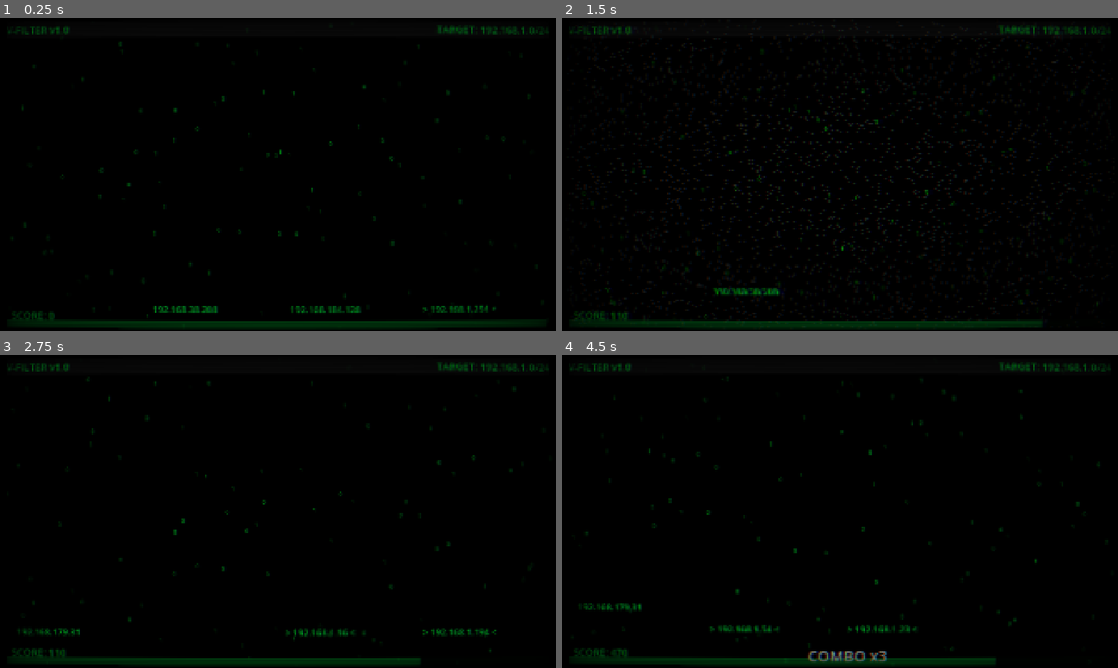
Above: before the commit, frames 1-4 (two rows, left to right).
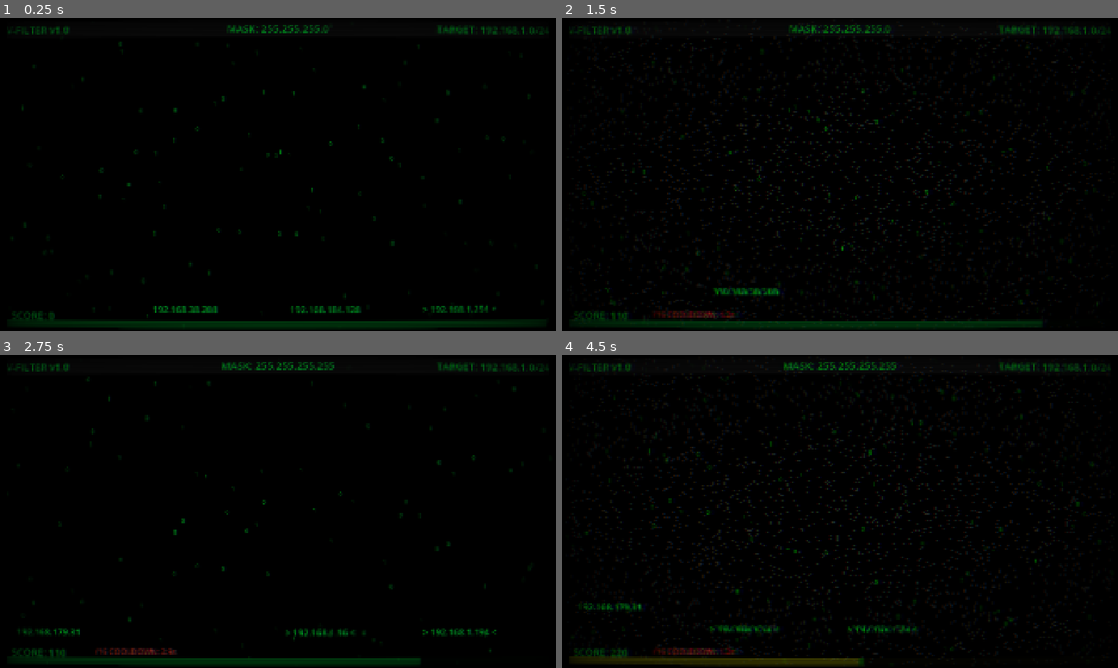
Above: after the commit, the same moments.

Repository: notlsd/v
Game: Godot game, scene res://scenes/main/main.tscn
The game is run twice, just before and just after one commit, with the same random seed, the same clock (stepped at 60 frames per second) and the same inputs.
Inputs (mouse positions are in pixels of both pictures, inside the frame that each line leads up to):
- Up to frame 1 (0.25 s): no input
- Up to frame 2 (1.5 s): move the mouse to (1051, 305) at 0.52 s; hold E (mask_16) 0.53-1.28 s; click (1051, 305) at 0.67 s; tap W (mask_24) at 0.8, 1.35 s; move the mouse to (906, 296) at 1.27 s; click (906, 296) at 1.42 s
- Up to frame 3 (2.75 s): tap Q (mask_32) at 1.55 s; move the mouse to (211, 621) at 2.02 s; hold Q (mask_32) from 2.03 s (still down); click (211, 621) at 2.17 s; tap E (mask_16) at 2.3 s
- Up to frame 4 (4.5 s): move the mouse to (1051, 633) at 2.77 s; release Q (mask_32) at 2.78 s; tap E (mask_16) at 2.85 s; click (1051, 633) at 2.92 s; tap W (mask_24) at 3.05 s; move the mouse to (906, 621) at 3.52 s; hold W (mask_24) 3.53-4.28 s; click (906, 621) at 3.67 s; tap Q (mask_32) at 3.8, 4.35 s; move the mouse to (628, 633) at 4.27 s; click (628, 633) at 4.42 s

The runs differ from the first frame. In frame 1, 0.3% of the frame differs, in the area x 40-60%, y 2-5%; in frame 2, 0.5%; in frame 3, 0.5%; in frame 4, 4.6%, in the area x 2-99%, y 2-100%.

Commit message:
feat: Phase 4.1 掩码切换机制
✅ 新增:
- Q/W/E 切换掩码 (/32, /24, /16)
- /16 使用后 5 秒冷却
- HUD 显示掩码 (255.255.255.x 格式)
- HUD 显示冷却倒计时

🔧 修复:
- effect_manager 信号名更新

📄 文档:
- 添加 PROJECT_STATUS.md 完整项目状态

Diff:
--- a/project_v/scenes/ui/terminal_hud.tscn
+++ b/project_v/scenes/ui/terminal_hud.tscn
@@ -9,6 +9,10 @@
 [sub_resource type="LabelSettings" id="LabelSettings_combo"]
 font_size = 48
 font_color = Color(1, 1, 1, 1)
+
+[sub_resource type="LabelSettings" id="LabelSettings_cooldown"]
+font_size = 28
+font_color = Color(1, 0.3, 0.3, 1)
 
 [node name="TerminalHUD" type="CanvasLayer"]
 layer = 10
@@ -22,10 +26,20 @@
 layout_mode = 2
 offset_left = 20.0
 offset_top = 15.0
-offset_right = 400.0
+offset_right = 300.0
 offset_bottom = 45.0
 text = "V-FILTER v1.0"
 label_settings = SubResource("LabelSettings_1")
+
+[node name="MaskLabel" type="Label" parent="Header"]
+layout_mode = 2
+offset_left = 760.0
+offset_top = 15.0
+offset_right = 1160.0
+offset_bottom = 45.0
+text = "MASK: /24 FILTER"
+label_settings = SubResource("LabelSettings_1")
+horizontal_alignment = 1
 
 [node name="TargetLabel" type="Label" parent="Header"]
 layout_mode = 2
@@ -67,6 +81,15 @@
 text = "SCORE: 0"
 label_settings = SubResource("LabelSettings_1")
 
+[node name="CooldownLabel" type="Label" parent="Footer"]
+visible = false
+layout_mode = 0
+offset_left = 320.0
+offset_right = 600.0
+offset_bottom = 35.0
+text = "/16 COOLDOWN: 5.0s"
+label_settings = SubResource("LabelSettings_cooldown")
+
 [node name="ComboLabel" type="Label" parent="Footer"]
 visible = false
 layout_mode = 0
--- a/project_v/scripts/managers/effect_manager.gd
+++ b/project_v/scripts/managers/effect_manager.gd
@@ -15,7 +15,7 @@
 func _ready() -> void:
 	# 连接 GameManager 信号
 	GameManager.match_failure.connect(_on_match_failure)
-	GameManager.mask_changed.connect(_on_mask_changed)
+	GameManager.mask_type_changed.connect(_on_mask_changed)
 
 
 ## 设置 Glitch 材质引用
--- a/project_v/scripts/managers/game_manager.gd
+++ b/project_v/scripts/managers/game_manager.gd
@@ -1,37 +1,27 @@
 ## GameManager
-## 游戏核心管理器 - 处理判定逻辑、分数、警报、连击
+## 游戏核心管理器 - 处理判定逻辑、分数、掩码、连击
 extends Node
 
-## 信号：分数改变
+## 信号
 signal score_changed(new_score: int)
-
-## 信号：警报值改变（剩余生命）
 signal alert_changed(new_value: float)
-
-## 信号：掩码改变（转发自 PlayerCursor）
-signal mask_changed(new_prefix: int)
-
-## 信号：匹配成功
+signal mask_type_changed(mask_type: int)
 signal match_success()
-
-## 信号：匹配失败
 signal match_failure()
-
-## 信号：游戏结束
 signal game_over(final_score: int)
-
-## 信号：连击改变
 signal combo_changed(new_combo: int)
-
-## 信号：连击奖励触发
 signal combo_reward(reward_type: String)
 
 ## 目标子网
 var target_subnet: int = 0
 var target_prefix: int = 24
 
-## 当前掩码
-var current_prefix: int = 24
+## 当前掩码类型 (32, 24, 16)
+var current_mask_type: int = 24
+
+## /16 冷却系统
+var mask_16_cooldown: float = 0.0
+const MASK_16_COOLDOWN_TIME: float = 5.0
 
 ## 分数
 var score: int = 0
@@ -49,11 +39,9 @@
 const ALERT_DECAY_PER_SECOND: float = 2.0
 
 ## Combo 奖励阈值
-const COMBO_TIER_1: int = 5   # 恢复 5 生命
-const COMBO_TIER_2: int = 10  # 恢复 10 生命 + 减速
-const COMBO_TIER_3: int = 20  # 恢复 20 生命 + 清屏
-
-var player_cursor: Node = null
+const COMBO_TIER_1: int = 5
+const COMBO_TIER_2: int = 10
+const COMBO_TIER_3: int = 20
 
 
 func _ready() -> void:
@@ -62,9 +50,11 @@
 	print("[GameManager] Target subnet: %s/%d" % [BitwiseManager.int_to_ip(target_subnet), target_prefix])
 	alert_changed.emit(alert_level)
 	combo_changed.emit(combo)
+	mask_type_changed.emit(current_mask_type)
 
 
 func _process(delta: float) -> void:
+	# 生命衰减
 	if alert_level > 0:
 		alert_level = max(0.0, alert_level - ALERT_DECAY_PER_SECOND * delta)
 		alert_changed.emit(alert_level)
@@ -72,44 +62,70 @@
 		if alert_level <= 0.0:
 			_game_over()
 
-
-func connect_player_cursor(cursor: Node) -> void:
-	player_cursor = cursor
-	if cursor.has_signal("mask_changed"):
-		cursor.mask_changed.connect(_on_player_mask_changed)
+	# /16 冷却倒计时
+	if mask_16_cooldown > 0:
+		mask_16_cooldown = max(0.0, mask_16_cooldown - delta)
 
 
-func _on_player_mask_changed(new_prefix: int) -> void:
-	current_prefix = new_prefix
-	mask_changed.emit(new_prefix)
+func _input(event: InputEvent) -> void:
+	if event.is_action_pressed("mask_32"):
+		set_mask_type(32)
+	elif event.is_action_pressed("mask_24"):
+		set_mask_type(24)
+	elif event.is_action_pressed("mask_16"):
+		set_mask_type(16)
+
+
+## 设置掩码类型
+func set_mask_type(mask_type: int) -> void:
+	if mask_type == 16 and mask_16_cooldown > 0:
+		print("[GameManager] /16 mask on cooldown: %.1fs" % mask_16_cooldown)
+		return
+
+	current_mask_type = mask_type
+	mask_type_changed.emit(mask_type)
+	print("[GameManager] Mask changed to /%d" % mask_type)
+
+
+## 获取 /16 冷却剩余时间
+func get_mask_16_cooldown() -> float:
+	return mask_16_cooldown
+
+
+## 检查掩码是否可用
+func is_mask_available(mask_type: int) -> bool:
+	if mask_type == 16:
+		return mask_16_cooldown <= 0
+	return true
 
 
 func _on_data_block_clicked(ip: int) -> void:
-	var mask := BitwiseManager.prefix_to_mask(current_prefix)
+	var mask := BitwiseManager.prefix_to_mask(current_mask_type)
 	var result := BitwiseManager.apply_mask(ip, mask)
+	var target_masked := BitwiseManager.apply_mask(target_subnet, mask)
 
-	if result == target_subnet:
+	# 使用 /16 后进入冷却
+	if current_mask_type == 16:
+		mask_16_cooldown = MASK_16_COOLDOWN_TIME
+
+	if result == target_masked:
 		_on_match_success(ip)
 	else:
 		_on_match_failure(ip)
 
 
 func _on_match_success(_ip: int) -> void:
-	# 增加连击
 	combo += 1
 	if combo > max_combo:
 		max_combo = combo
 	combo_changed.emit(combo)
 
-	# 检查连击奖励
 	_check_combo_rewards()
 
-	# 分数（基础100 + combo加成）
 	var combo_bonus = min(combo * 10, 100)
 	score += 100 + combo_bonus
 	score_changed.emit(score)
 
-	# 恢复生命
 	alert_level = min(100.0, alert_level + ALERT_INCREASE_ON_SUCCESS)
 	alert_changed.emit(alert_level)
 
@@ -117,11 +133,9 @@
 
 
 func _on_match_failure(_ip: int) -> void:
-	# 重置连击
 	combo = 0
 	combo_changed.emit(combo)
 
-	# 减少生命
 	alert_level = max(0.0, alert_level - ALERT_DECREASE_ON_FAIL)
 	alert_changed.emit(alert_level)
 
@@ -132,7 +146,6 @@
 
 
 func _on_data_block_escaped() -> void:
-	# 漏掉目标也重置连击
 	combo = 0
 	combo_changed.emit(combo)
 
@@ -145,25 +158,17 @@
 
 func _check_combo_rewards() -> void:
 	if combo == COMBO_TIER_1:
-		# 5连：恢复5生命
 		alert_level = min(100.0, alert_level + 5.0)
 		alert_changed.emit(alert_level)
 		combo_reward.emit("tier1")
-		print("[GameManager] COMBO x5! +5 HP")
-
 	elif combo == COMBO_TIER_2:
-		# 10连：恢复10生命
 		alert_level = min(100.0, alert_level + 10.0)
 		alert_changed.emit(alert_level)
 		combo_reward.emit("tier2")
-		print("[GameManager] COMBO x10! +10 HP")
-
 	elif combo == COMBO_TIER_3:
-		# 20连：恢复20生命
 		alert_level = min(100.0, alert_level + 20.0)
 		alert_changed.emit(alert_level)
 		combo_reward.emit("tier3")
-		print("[GameManager] COMBO x20! +20 HP")
 
 
 func _game_over() -> void:
@@ -177,13 +182,15 @@
 func reset() -> void:
 	score = 0
 	alert_level = 100.0
-	current_prefix = 24
+	current_mask_type = 24
+	mask_16_cooldown = 0.0
 	combo = 0
 	max_combo = 0
 	set_process(true)
 	score_changed.emit(score)
 	alert_changed.emit(alert_level)
 	combo_changed.emit(combo)
+	mask_type_changed.emit(current_mask_type)
 
 
 func get_target_subnet_string() -> String:
--- a/project_v/scripts/ui/terminal_hud.gd
+++ b/project_v/scripts/ui/terminal_hud.gd
@@ -1,11 +1,13 @@
 ## TerminalHUD
-## 终端风格 HUD - 显示分数、连击、进度条
+## 终端风格 HUD - 显示分数、连击、掩码、进度条
 extends CanvasLayer
 
 @onready var header_label: Label = $Header/HeaderLabel
 @onready var target_label: Label = $Header/TargetLabel
+@onready var mask_label: Label = $Header/MaskLabel
 @onready var score_label: Label = $Footer/ScoreLabel
 @onready var combo_label: Label = $Footer/ComboLabel
+@onready var cooldown_label: Label = $Footer/CooldownLabel
 @onready var alert_bar: ProgressBar = $AlertBar
 
 var combo_tween: Tween = null
@@ -16,11 +18,24 @@
 	GameManager.alert_changed.connect(_on_alert_changed)
 	GameManager.combo_changed.connect(_on_combo_changed)
 	GameManager.combo_reward.connect(_on_combo_reward)
+	GameManager.mask_type_changed.connect(_on_mask_type_changed)
 
 	_update_header()
 	_on_score_changed(0)
 	_on_alert_changed(100.0)
 	_on_combo_changed(0)
+	_on_mask_type_changed(24)
+
+
+func _process(_delta: float) -> void:
+	# 更新 /16 冷却显示
+	var cooldown = GameManager.get_mask_16_cooldown()
+	if cooldown_label:
+		if cooldown > 0:
+			cooldown_label.text = "/16 COOLDOWN: %.1fs" % cooldown
+			cooldown_label.visible = true
+		else:
+			cooldown_label.visible = false
 
 
 func _update_header() -> void:
@@ -28,6 +43,25 @@
 		header_label.text = "V-FILTER v1.0"
 	if target_label:
 		target_label.text = "TARGET: %s" % GameManager.get_target_subnet_string()
+
+
+func _on_mask_type_changed(mask_type: int) -> void:
+	if mask_label:
+		var mask_formats = {
+			32: "255.255.255.255",
+			24: "255.255.255.0",
+			16: "255.255.0.0"
+		}
+		mask_label.text = "MASK: %s" % mask_formats.get(mask_type, "/%d" % mask_type)
+
+		# 颜色区分
+		match mask_type:
+			32:
+				mask_label.add_theme_color_override("font_color", Color.CYAN)
+			24:
+				mask_label.add_theme_color_override("font_color", Color("#00ff41"))
+			16:
+				mask_label.add_theme_color_override("font_color", Color.RED)
 
 
 func _on_score_changed(new_score: int) -> void:
@@ -46,7 +80,6 @@
 
 
 func _on_combo_reward(reward_type: String) -> void:
-	# 连击奖励视觉反馈
 	if combo_label:
 		match reward_type:
 			"tier1":
Not shown: 1 places in project_v/scenes/ui/terminal_hud.tscn that only renumber resources
Not shown, added: PROJECT_STATUS.md
